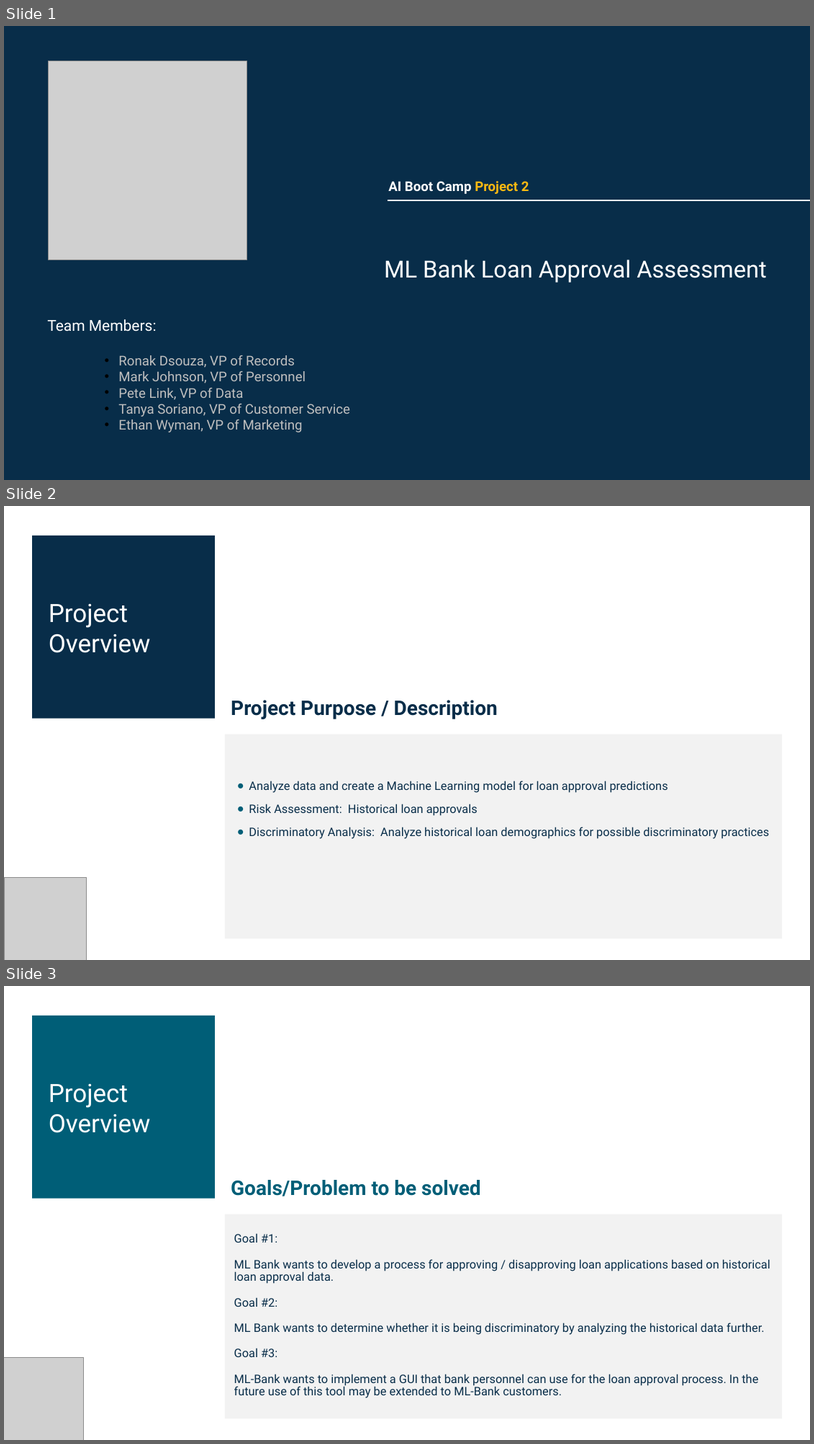
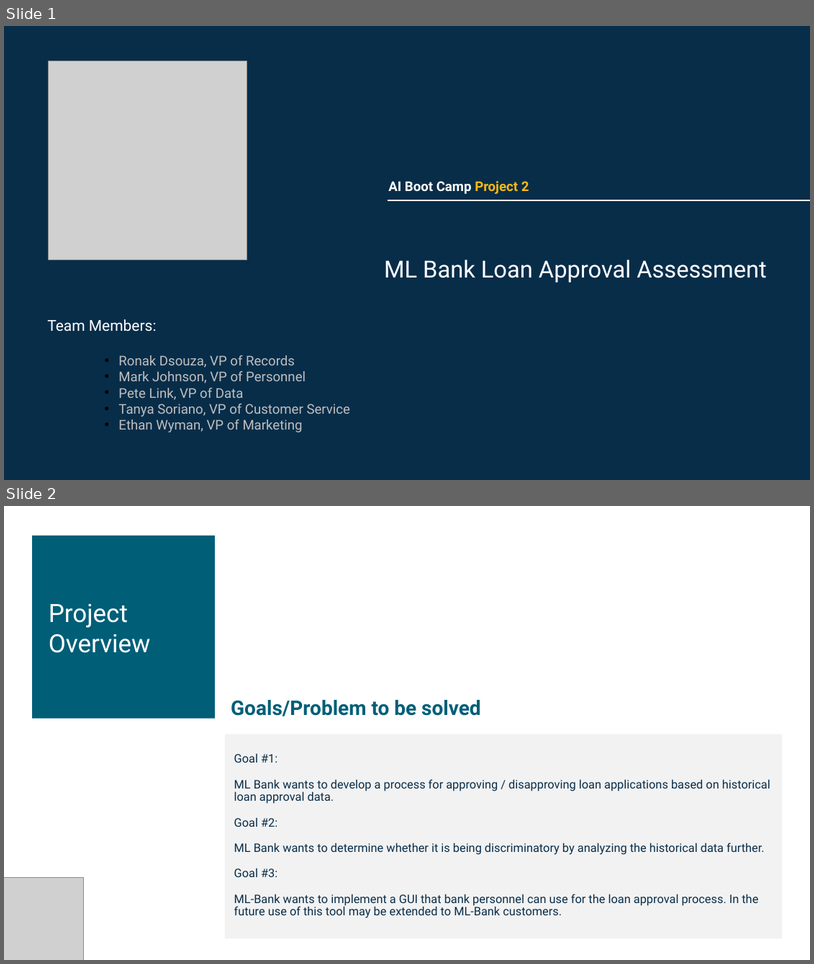
Before and after one commit to Pete1001/ML-Bank, a slide deck: ML-Bank.pptx. Shown one above the other, each under a label of ours: slides 1, 2 and 3 before the commit, slides 1 and 2 after it. The pictures are 814x1444 and 814x964 pixels, drawn with LibreOffice and Linux fonts; fonts in the diff are those of the drawing; grey boxes stand for pictures. Boxes give left, top, right and bottom in pixels: in the first picture for what was removed or moved away, otherwise in the second. Text is boxed around its words. In the diff, an @@ line names an element or a change of style, - is before the commit and + after.

```diff
--- a/ML-Bank.pptx
+++ b/ML-Bank.pptx
@@ slide 2 removed at (4,506,810,960), background #FFFFFF @@
@@ rectangle removed at (32,536,215,718) @@
@@ text removed at (49,603,151,653) @@
-Project Overview
@@ text removed at (231,700,498,719) @@
-Project Purpose / Description
@@ rectangle removed at (225,734,782,939) @@
@@ text removed at (249,780,769,839) @@
-● Analyze data and create a Machine Learning model for loan approval predictions
-● Risk Assessment: Historical loan approvals
-● Discriminatory Analysis: Analyze historical loan demographics for possible discriminatory practices
@@ picture removed at (4,878,86,960) @@
@@ what was slide 3 is now slide 2 @@
```
Also in this commit, not shown: 3 slides changed.
